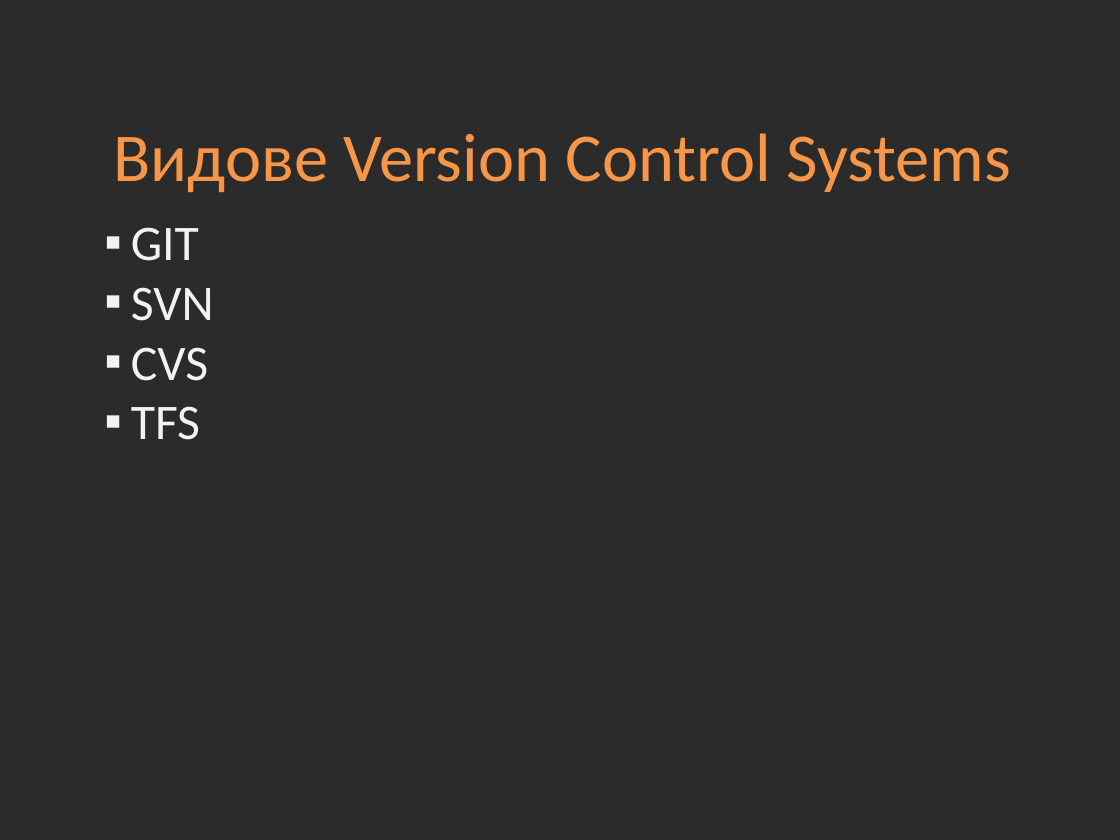
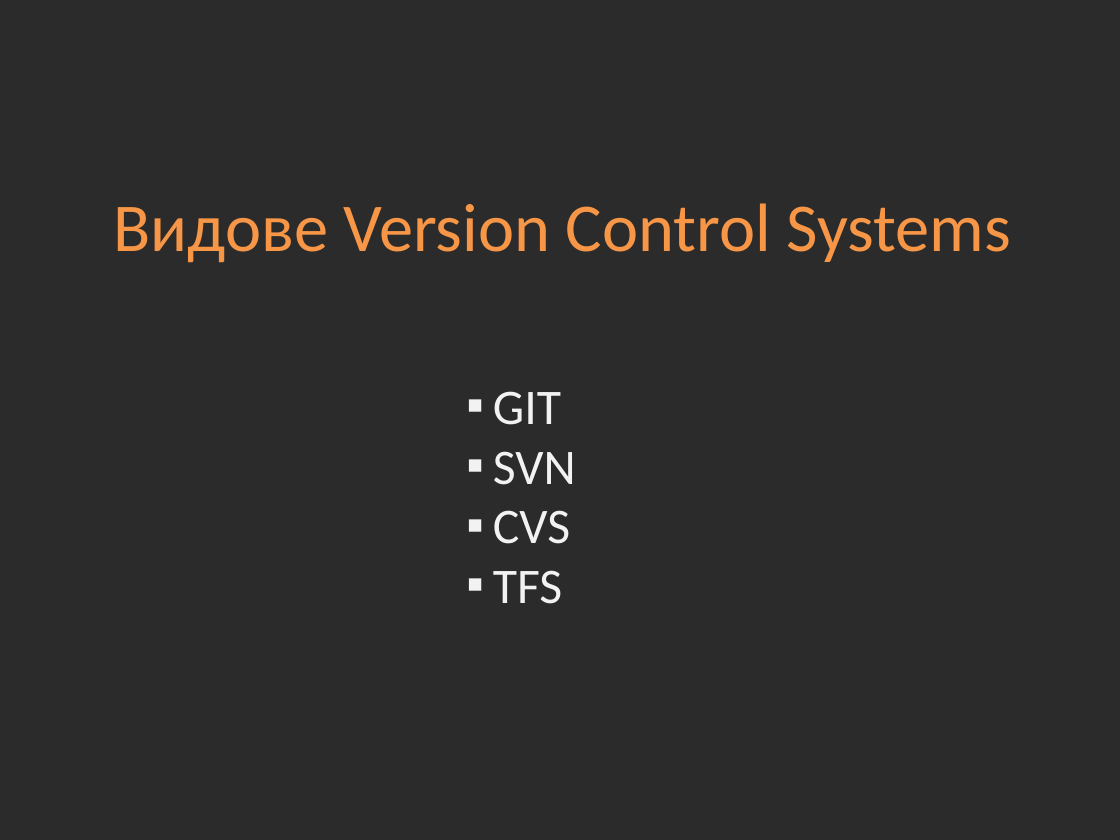
Before and after one commit to Academy-Soft-Intellect/PHP-MySQL-Course, a slide deck: slide 3 of slides/01-Version-Control-Systems.pptx. Drawn at 1120x840 pixels with LibreOffice and Linux fonts; fonts in the diff are those of the drawing; background and template pictures are left out; a plain dark background stands for a picture behind light text. Boxes give left, top, right and bottom in pixels: in the first picture for what was removed or moved away, otherwise in the second. Text is boxed around its words. In the diff, an @@ line names an element or a change of style, - is before the commit and + after.

```diff
--- a/slides/01-Version-Control-Systems.pptx
+++ b/slides/01-Version-Control-Systems.pptx
@@ text "Видове Version Control Systems": place and size @@
-text "Видове Version Control Systems" at (114,133,1012,193)
+text "Видове Version Control Systems" at (114,203,1011,263)
@@ text "GIT": place and size @@
-text "GIT" at (131,227,214,440)
+text "GIT" at (493,391,576,604)
```
Also in this commit, not shown: 1 other slide changed.
